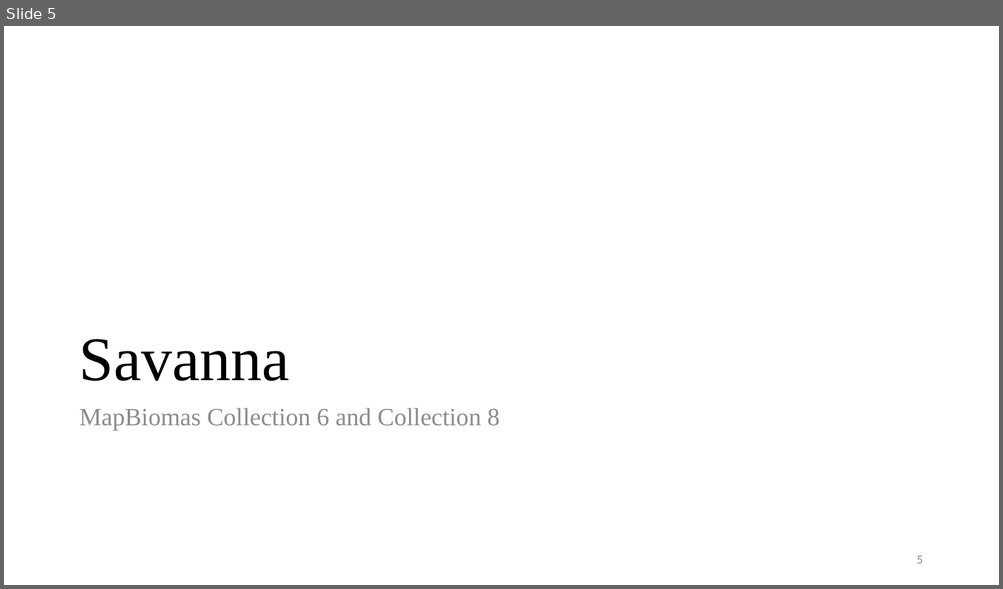
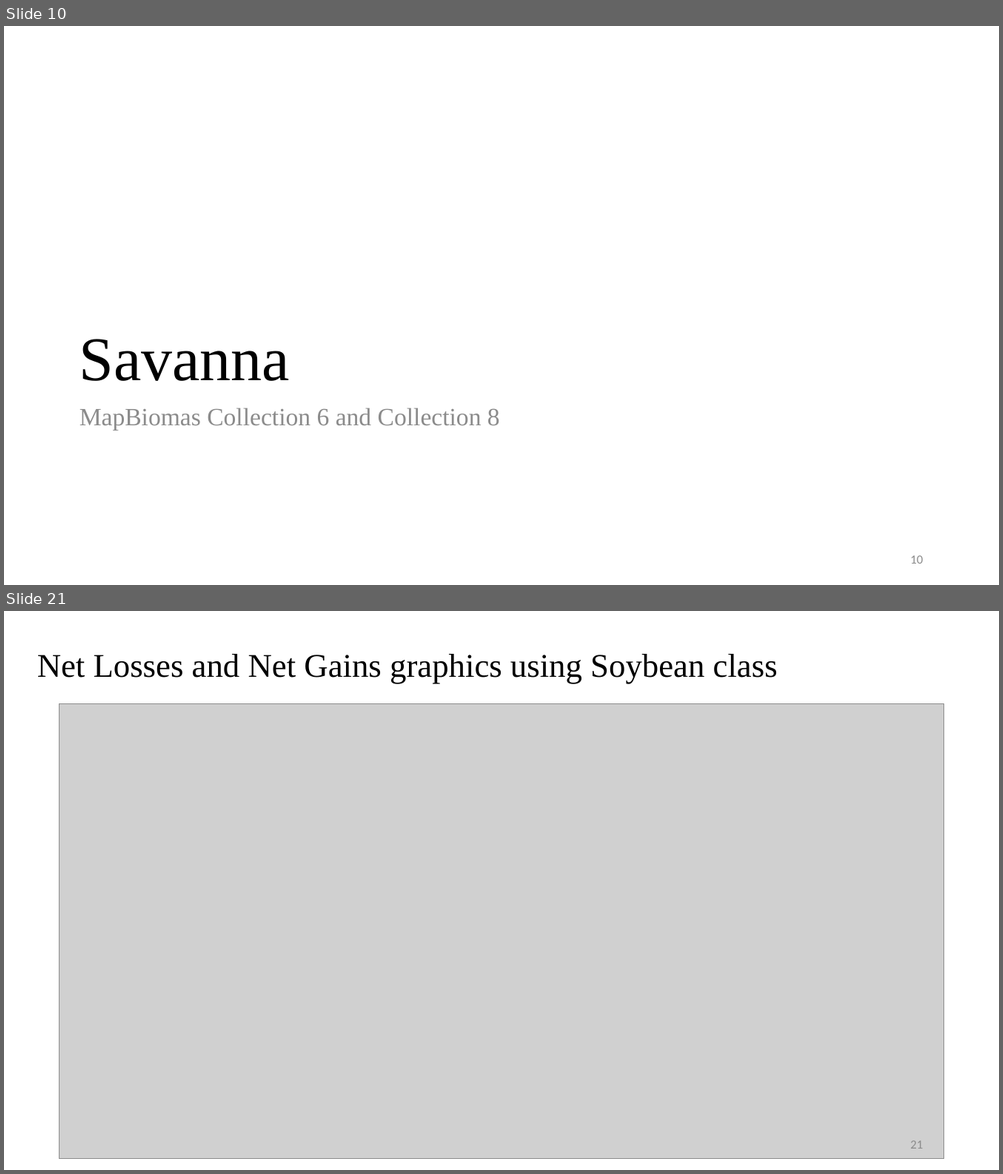
Before and after one commit to antoniovfonseca/compare-time-series, a slide deck: validation_results.pptx. Shown one above the other, each under a label of ours: slide 5 before the commit, slides 10 and 21 after it; the slides between them are not shown. The pictures are 1003x589 and 1003x1174 pixels, drawn with LibreOffice and Linux fonts; fonts in the diff are those of the drawing; grey boxes stand for pictures. Boxes give left, top, right and bottom in pixels: in the first picture for what was removed or moved away, otherwise in the second. Text is boxed around its words. In the diff, an @@ line names an element or a change of style, - is before the commit and + after.

```diff
--- a/validation_results.pptx
+++ b/validation_results.pptx
@@ slide 21 added at (x1=4, y1=611, x2=999, y2=1170), background #FFFFFF @@
@@ text added at (x1=37, y1=654, x2=777, y2=684), 32 pt, text #000000 @@
+Net Losses and Net Gains graphics using Soybean class
@@ picture added at (x1=59, y1=703, x2=943, y2=1159) @@
@@ page number added at (x1=910, y1=1141, x2=922, y2=1149), 12 pt, text #8C8C8C @@
+21
@@ what was slide 5 is now slide 10 @@
@@ page number at (x1=910, y1=556, x2=922, y2=564): text changed @@
-5
+10
```
Also in this commit, not shown: 9 slides changed, 11 other slides added, 3 slides removed, 47 other files.
